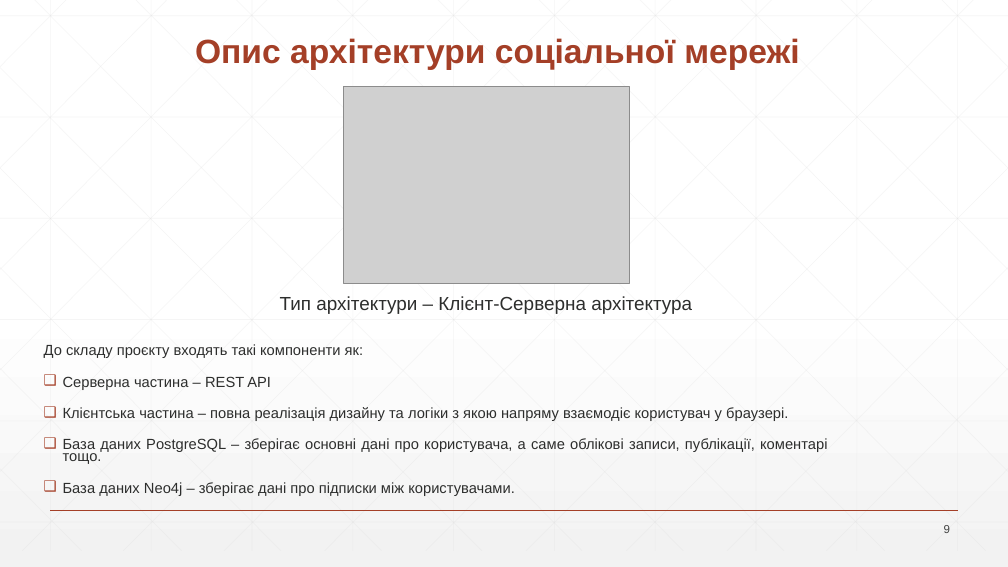
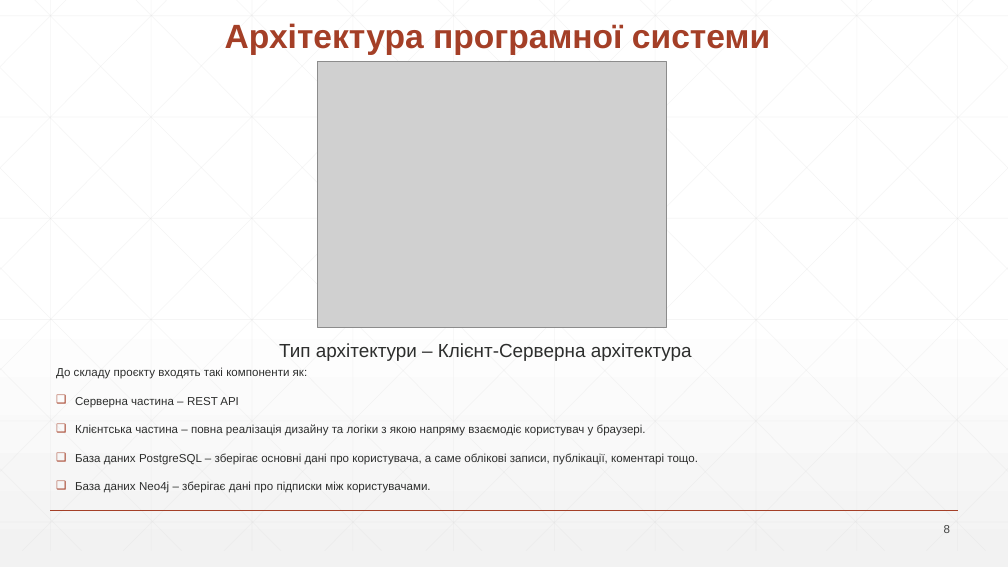
Before and after one commit to NureBiletskyiDanylo/2025_B_KKP_PZPI-22-6_Biletskyi_D_A, a slide deck: slide 8 of 2025_Б_ККП_ПЗПІ-22-6_Білецький_Д_А/2025_Б_ККП_ПЗПІ-22-6_Білецький_Д_А.pptx (slide 9 before the commit). Drawn at 1008x567 pixels with LibreOffice and Linux fonts; fonts in the diff are those of the drawing; grey boxes stand for pictures. Boxes give left, top, right and bottom in pixels: in the first picture for what was removed or moved away, otherwise in the second. Text is boxed around its words. In the diff, an @@ line names an element or a change of style, - is before the commit and + after.

```diff
--- a/2025_Б_ККП_ПЗПІ-22-6_Білецький_Д_А/2025_Б_ККП_ПЗПІ-22-6_Білецький_Д_А.pptx
+++ b/2025_Б_ККП_ПЗПІ-22-6_Білецький_Д_А/2025_Б_ККП_ПЗПІ-22-6_Білецький_Д_А.pptx
@@ title at (225, 23, 770, 55): text changed @@
-Опис архітектури соціальної мережі
+Архітектура програмної системи
@@ picture: place and size @@
-picture at (343, 86, 629, 284)
+picture at (318, 61, 666, 327)
@@ text "Тип архітектури – Клієнт-Серверна архітектура": place and size @@
-text "Тип архітектури – Клієнт-Серверна архітектура" at (280, 296, 692, 314)
+text "Тип архітектури – Клієнт-Серверна архітектура" at (279, 343, 692, 361)
@@ text "До складу проєкту входять такі ...": place and size @@
-text "До складу проєкту входять такі ..." at (44, 344, 827, 496)
+text "До складу проєкту входять такі ..." at (56, 367, 698, 493)
@@ text "До складу проєкту входять такі ..." at (56, 367, 698, 493): size 14 to 11 pt @@
```
Also in this commit, not shown: 4 other slides changed, 2 slides added, 4 slides removed.
